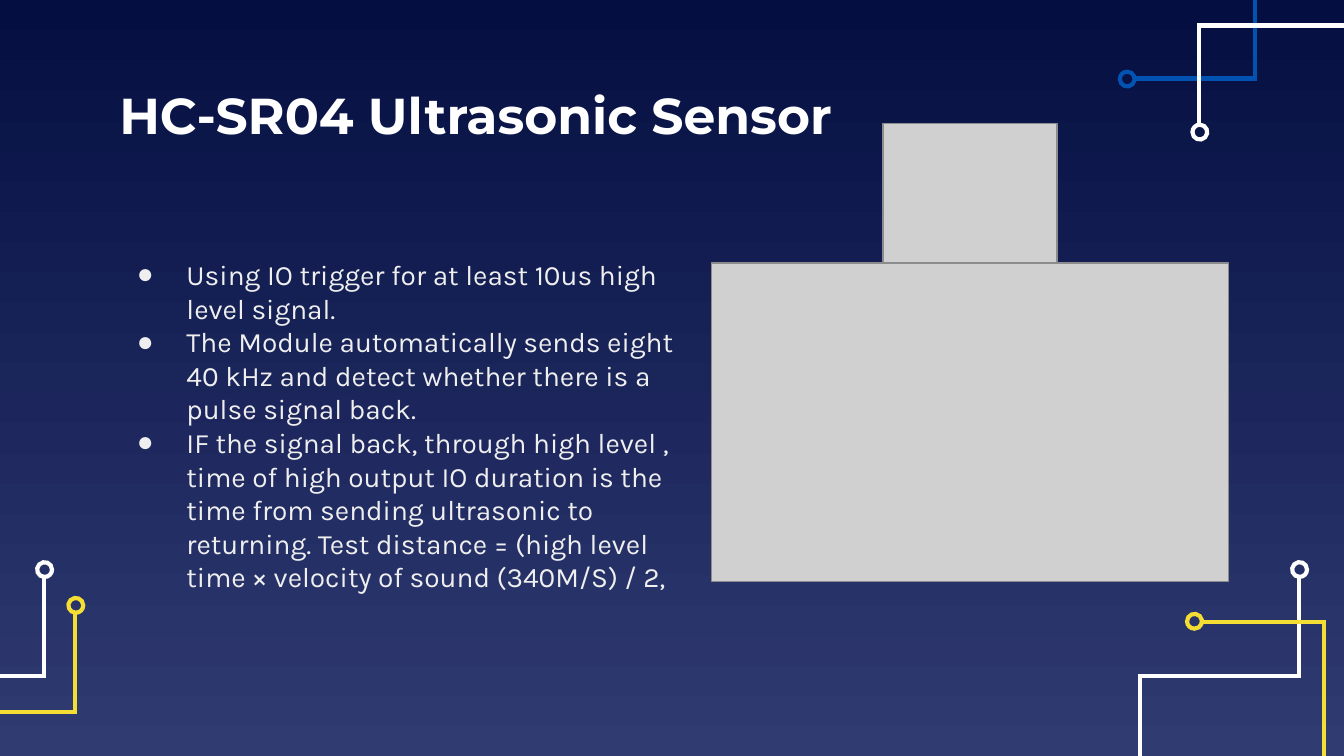
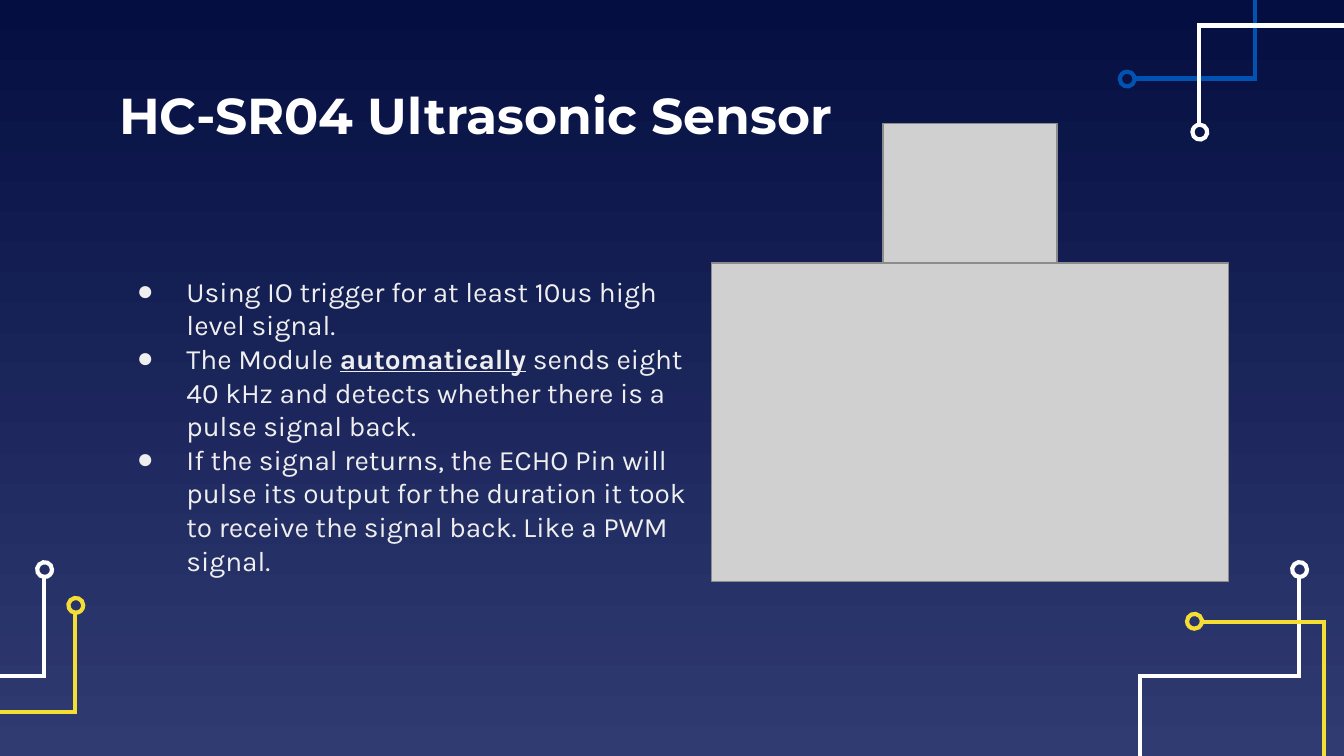
Before and after one commit to EELabMan/Arduino-5-shift-registers, a slide deck: slide 15 of Arduino Workshop 5 Shift Registers.pptx. Drawn at 1344x756 pixels with LibreOffice and Linux fonts; fonts in the diff are those of the drawing; grey boxes stand for pictures. Boxes give left, top, right and bottom in pixels: in the first picture for what was removed or moved away, otherwise in the second. Text is boxed around its words. In the diff, an @@ line names an element or a change of style, - is before the commit and + after.

```diff
--- a/Arduino Workshop 5 Shift Registers.pptx
+++ b/Arduino Workshop 5 Shift Registers.pptx
@@ text at (186, 349, 686, 577): text changed @@
-● The Module automatically sends eight 40 kHz and detect whether there is a pulse signal back.
-● IF the signal back, through high level , time of high output IO duration is the time from sending ultrasonic to returning. Test distance = (high level time × velocity of sound (340M/S) / 2,
+● The Module automatically sends eight 40 kHz and detects whether there is a pulse signal back.
+● If the signal returns, the ECHO Pin will pulse its output for the duration it took to receive the signal back. Like a PWM signal.
```
